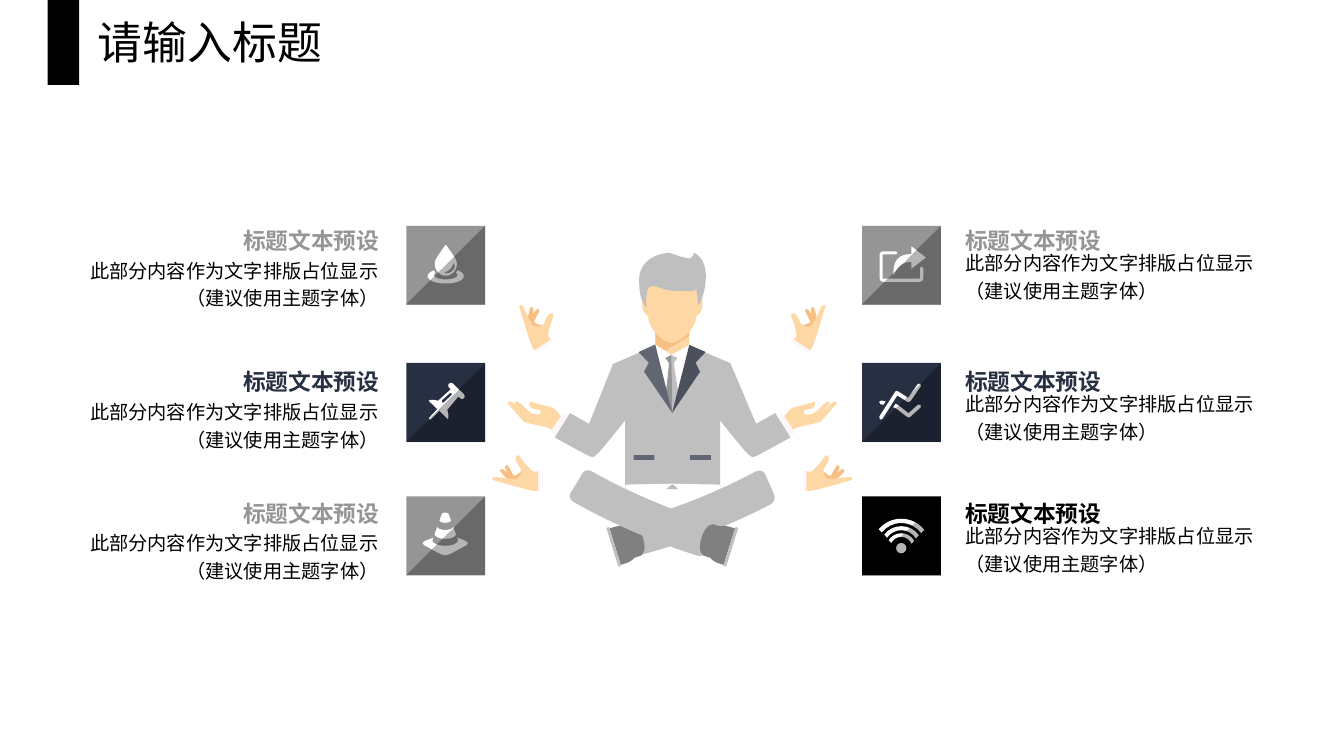
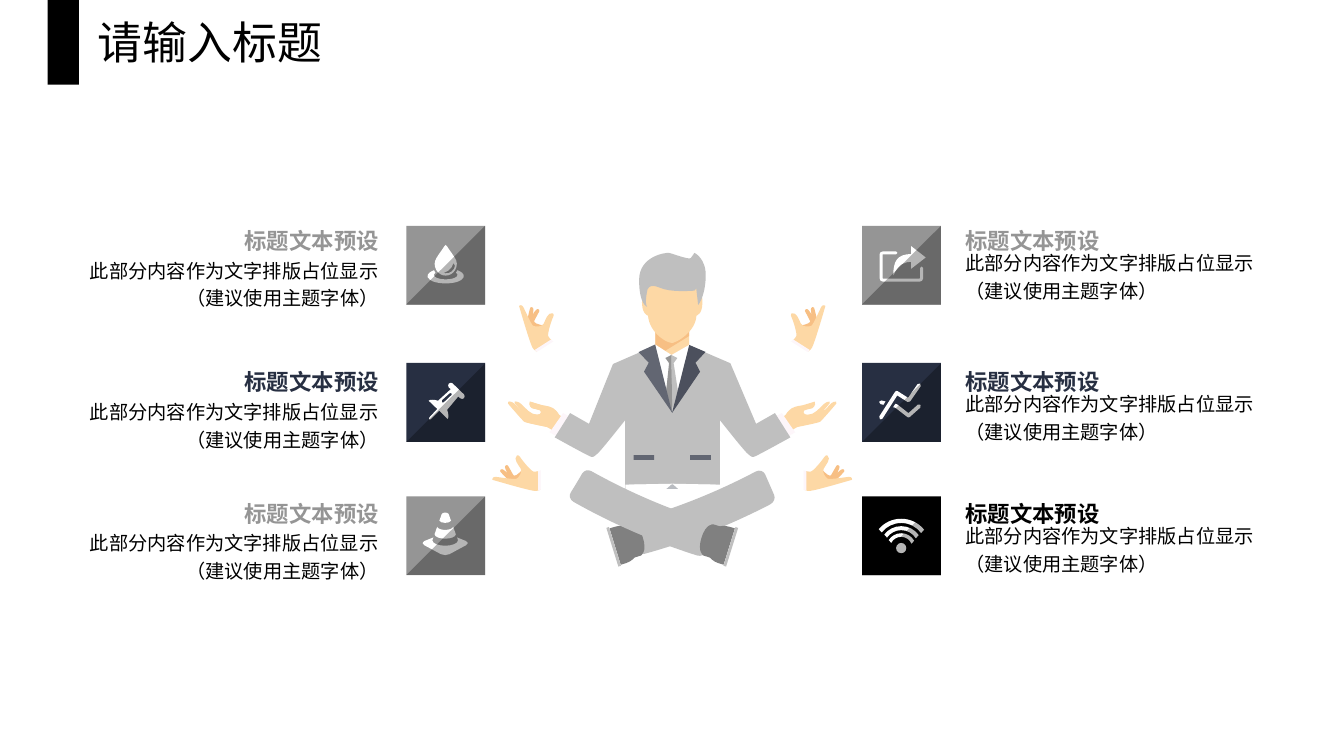
Before and after one commit to mrwwk/DeskCraft, a slide deck: slide 16 of assets/libreoffice_impr_njc/16847518-ad96-4cdc-a639-c101bbeb6a23/black_concise_work_report_template_english.pptx. Drawn at 1344x756 pixels with LibreOffice and Linux fonts; fonts in the diff are those of the drawing; background and template pictures are left out. Boxes give left, top, right and bottom in pixels: in the first picture for what was removed or moved away, otherwise in the second. Text is boxed around its words. In the diff, an @@ line names an element or a change of style, - is before the commit and + after.

```diff
--- a/assets/libreoffice_impr_njc/16847518-ad96-4cdc-a639-c101bbeb6a23/black_concise_work_report_template_english.pptx
+++ b/assets/libreoffice_impr_njc/16847518-ad96-4cdc-a639-c101bbeb6a23/black_concise_work_report_template_english.pptx
@@ size 12.2 to 12 pt in 6 elements at (245, 230, 379, 251), (245, 371, 379, 392), (245, 503, 379, 524), (965, 230, 1099, 255), (965, 371, 1099, 392), (965, 503, 1099, 524) @@
```
Also in this commit, not shown: 17 other slides changed, 58 other files.
